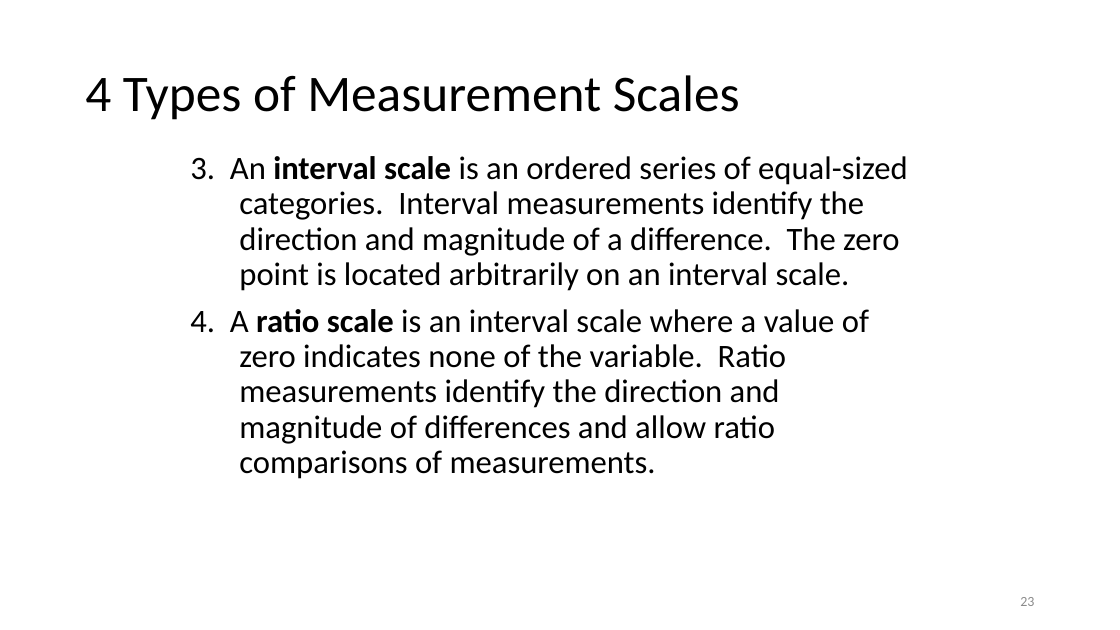
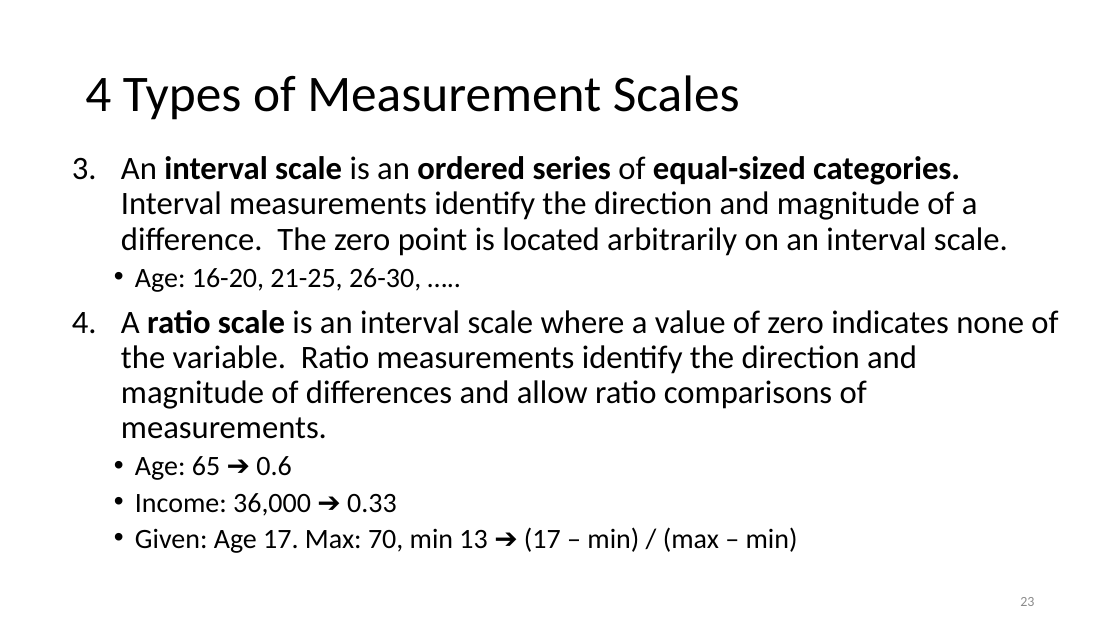
Before and after one commit to motazsaad/Math-Statistics-DataScience, a slide deck: slide 23 of slides/01 Intro to Statisitics.pptx. Drawn at 1120x630 pixels with LibreOffice and Linux fonts; fonts in the diff are those of the drawing. Boxes give left, top, right and bottom in pixels: in the first picture for what was removed or moved away, otherwise in the second. Text is boxed around its words. In the diff, an @@ line names an element or a change of style, - is before the commit and + after.

```diff
--- a/slides/01 Intro to Statisitics.pptx
+++ b/slides/01 Intro to Statisitics.pptx
@@ text at box(121, 156, 1058, 553): text changed @@
-3. An interval scale is an ordered series of equal-sized categories. Interval measurements identify the direction and magnitude of a difference. The zero point is located arbitrarily on an interval scale.
-4. A ratio scale is an interval scale where a value of zero indicates none of the variable. Ratio measurements identify the direction and magnitude of differences and allow ratio comparisons of measurements.
+3. An interval scale is an ordered series of equal-sized categories. Interval measurements identify the direction and magnitude of a difference. The zero point is located arbitrarily on an interval scale.
+  • Age: 16-20, 21-25, 26-30, …..
+4. A ratio scale is an interval scale where a value of zero indicates none of the variable. Ratio measurements identify the direction and magnitude of differences and allow ratio comparisons of measurements.
+  • Age: 65 ➔ 0.6
+  • Income: 36,000 ➔ 0.33
+  • Given: Age 17. Max: 70, min 13 ➔ (17 – min) / (max – min)
```
Also in this commit, not shown: 3 other slides changed, 4 slides added, 4 slides removed, 1 other file.
